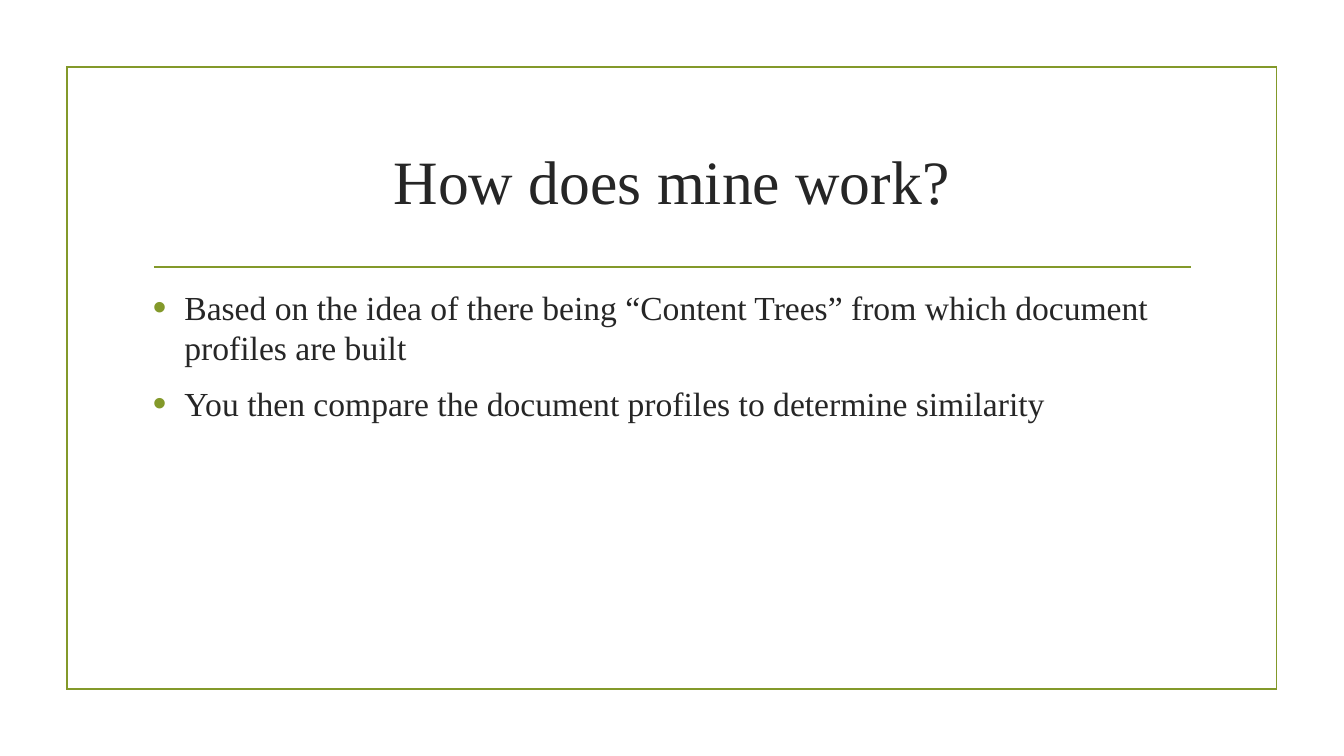
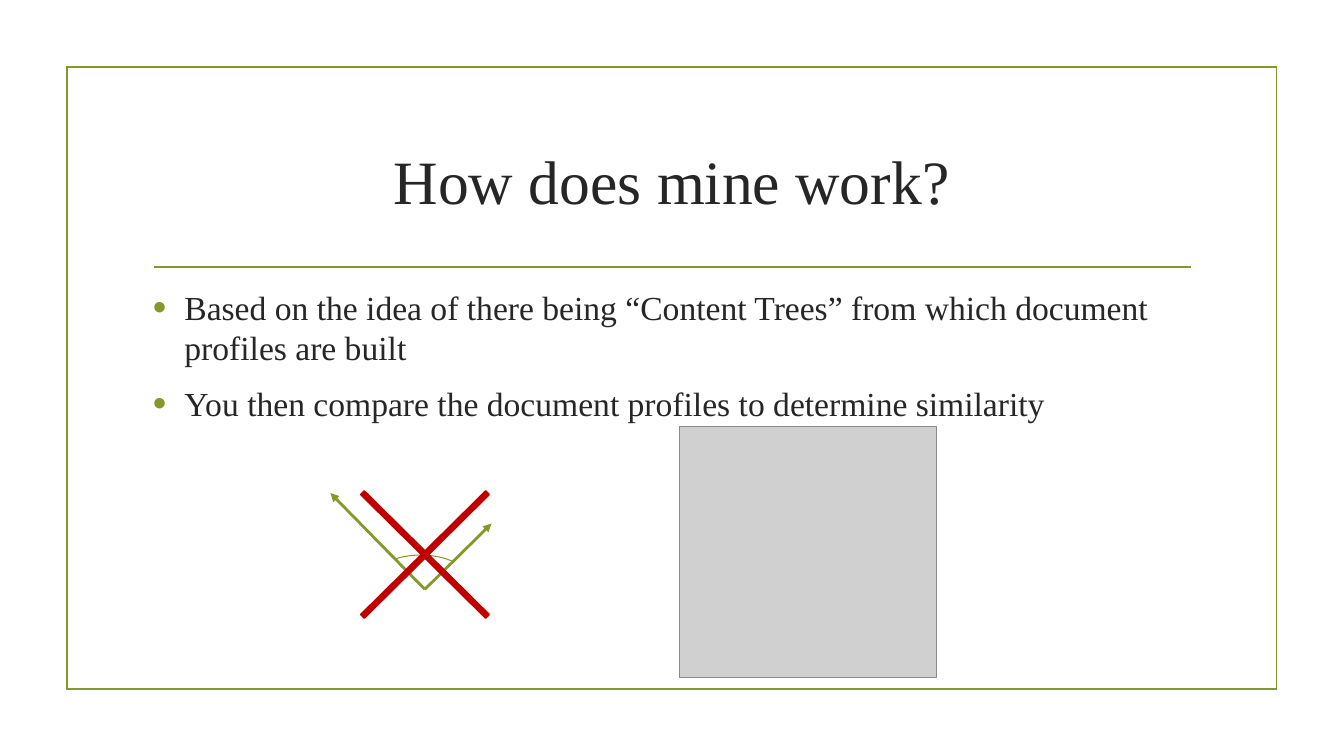
Before and after one commit to alidragon/Capstone2015, a slide deck: slide 5 of Information Retrieval System.pptx (slide 4 before the commit). Drawn at 1344x756 pixels with LibreOffice and Linux fonts; fonts in the diff are those of the drawing; grey boxes stand for pictures; background and template pictures are left out. Boxes give left, top, right and bottom in pixels: in the first picture for what was removed or moved away, otherwise in the second. Text is boxed around its words. In the diff, an @@ line names an element or a change of style, - is before the commit and + after.

```diff
--- a/Information Retrieval System.pptx
+++ b/Information Retrieval System.pptx
@@ cross added at box(304, 436, 544, 674), fill #C00000, outline #C00000 1.25 pt @@
@@ picture added at box(680, 426, 937, 678) @@
@@ arrow added from (424, 590) to (331, 493), #83992A 2 pt @@
@@ arrow added from (424, 590) to (492, 523), #83992A 2 pt @@
@@ arc (boxed as its full ellipse) added at box(371, 556, 472, 611), outline #83992A 0.75 pt @@
```
Also in this commit, not shown: 6 other slides changed, 7 slides added, 1 slide removed, 41 other files.
